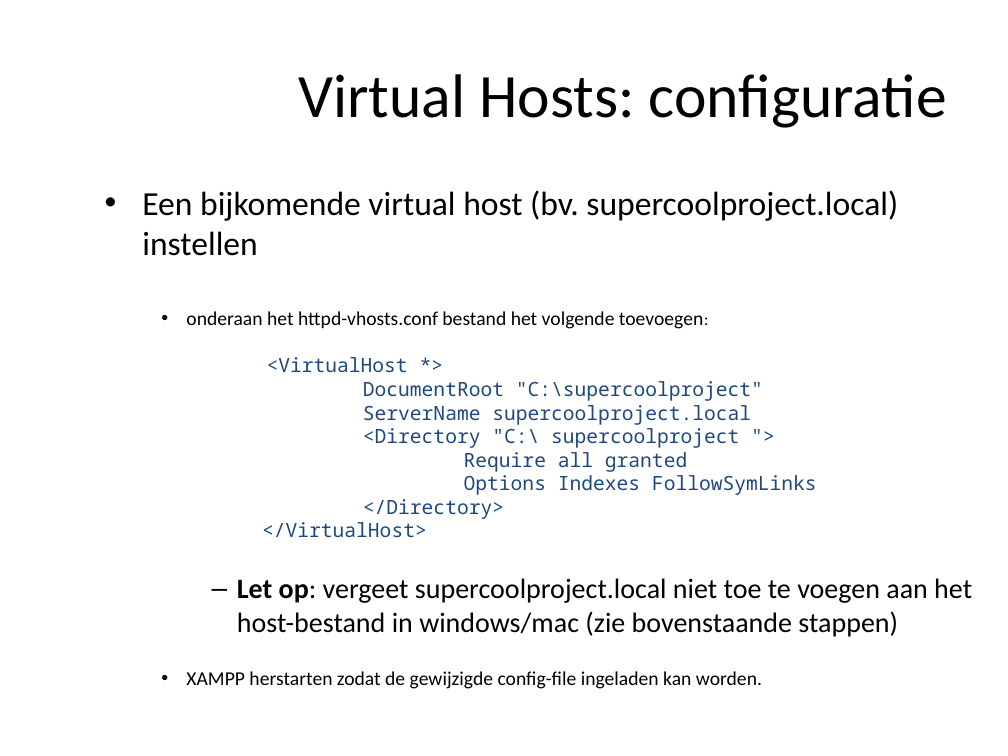
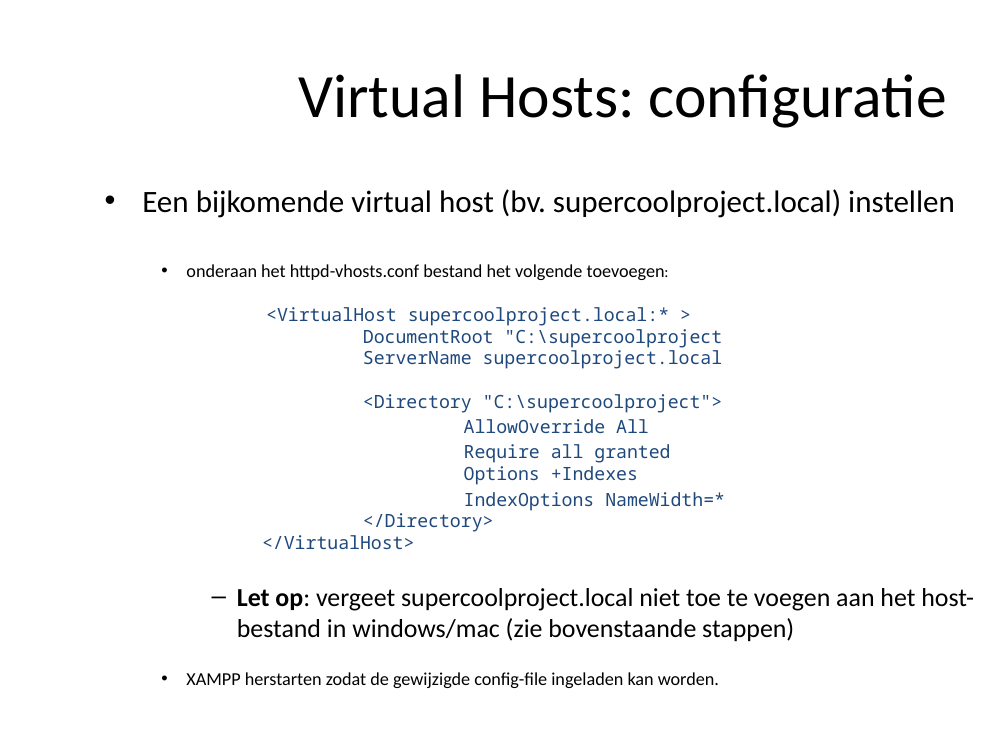
Before and after one commit to ajkea/web-backend-1, a slide deck: slide 30 of public/cursus/virtual-server-setup.pptx. Drawn at 1008x756 pixels with LibreOffice and Linux fonts; fonts in the diff are those of the drawing. Boxes give left, top, right and bottom in pixels: in the first picture for what was removed or moved away, otherwise in the second. Text is boxed around its words. In the diff, an @@ line names an element or a change of style, - is before the commit and + after.

Commit message:
updaten virtual server setup

```diff
--- a/public/cursus/virtual-server-setup.pptx
+++ b/public/cursus/virtual-server-setup.pptx
@@ text at <box>142,189,974,688</box>: size 24 to 22.2 pt in "Een bijkomende virtual host (bv. supercoolproject.local) ins ..."; size 20 to 18.5 pt in "Let op: vergeet supercoolproject.local niet toe te ..."; size 14 to 12.9 pt in "XAMPP herstarten zodat de gewijzigde config-file ingeladen ..." @@
@@ text at <box>186,264,725,549</box>: text changed; size 14 to 12.9 pt @@
-    • onderaan het httpd-vhosts.conf bestand het volgende toevoegen:
-      <VirtualHost *>
-      DocumentRoot "C:\supercoolproject"
-      ServerName supercoolproject.local
-      <Directory "C:\ supercoolproject ">
-      Require all granted
-      Options Indexes FollowSymLinks
-      </Directory>
-      </VirtualHost>
+    • onderaan het httpd-vhosts.conf bestand het volgende toevoegen:
+      <VirtualHost supercoolproject.local:* >
+      DocumentRoot "C:\supercoolproject
+      ServerName supercoolproject.local
+      <Directory "C:\supercoolproject">
+    AllowOverride All
+    Require all granted
+    Options +Indexes
+    IndexOptions NameWidth=*
+    </Directory>
+    </VirtualHost>
```
Also in this commit, not shown: 4 other slides changed, 1 slide added, 1 other file.
